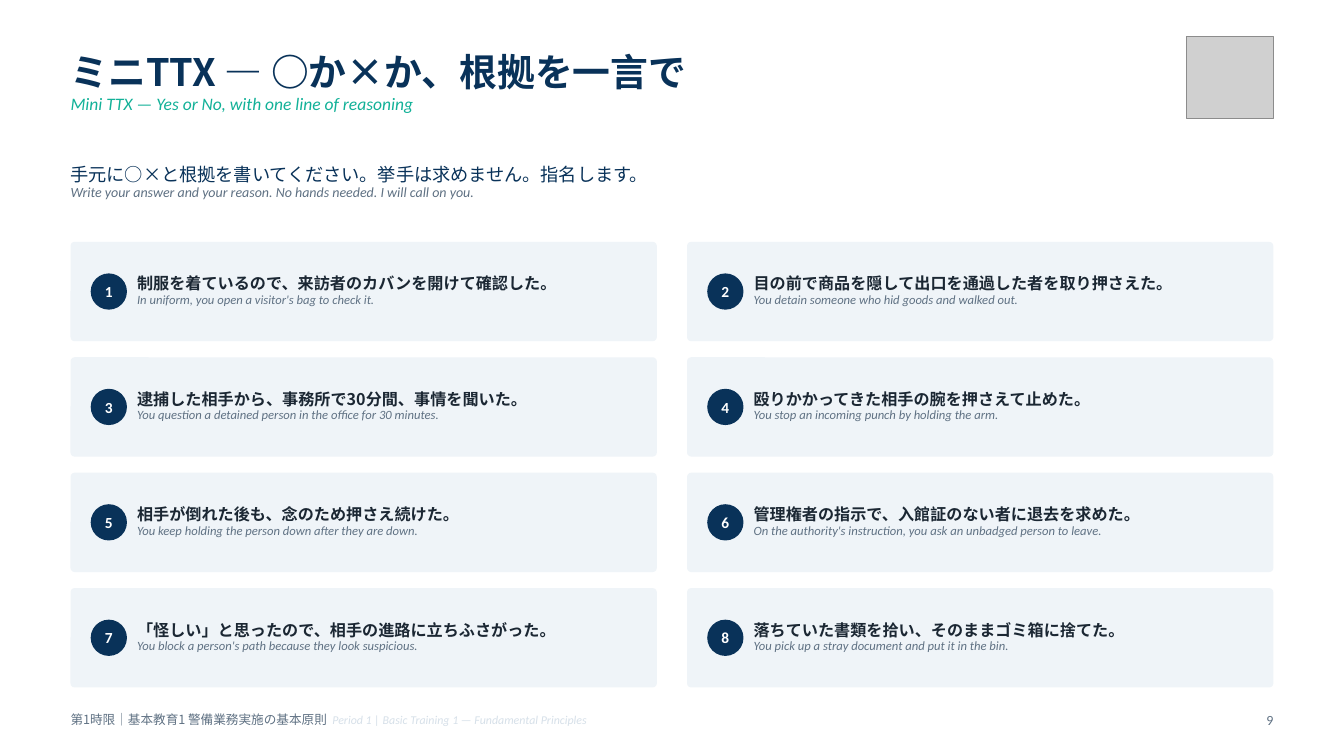
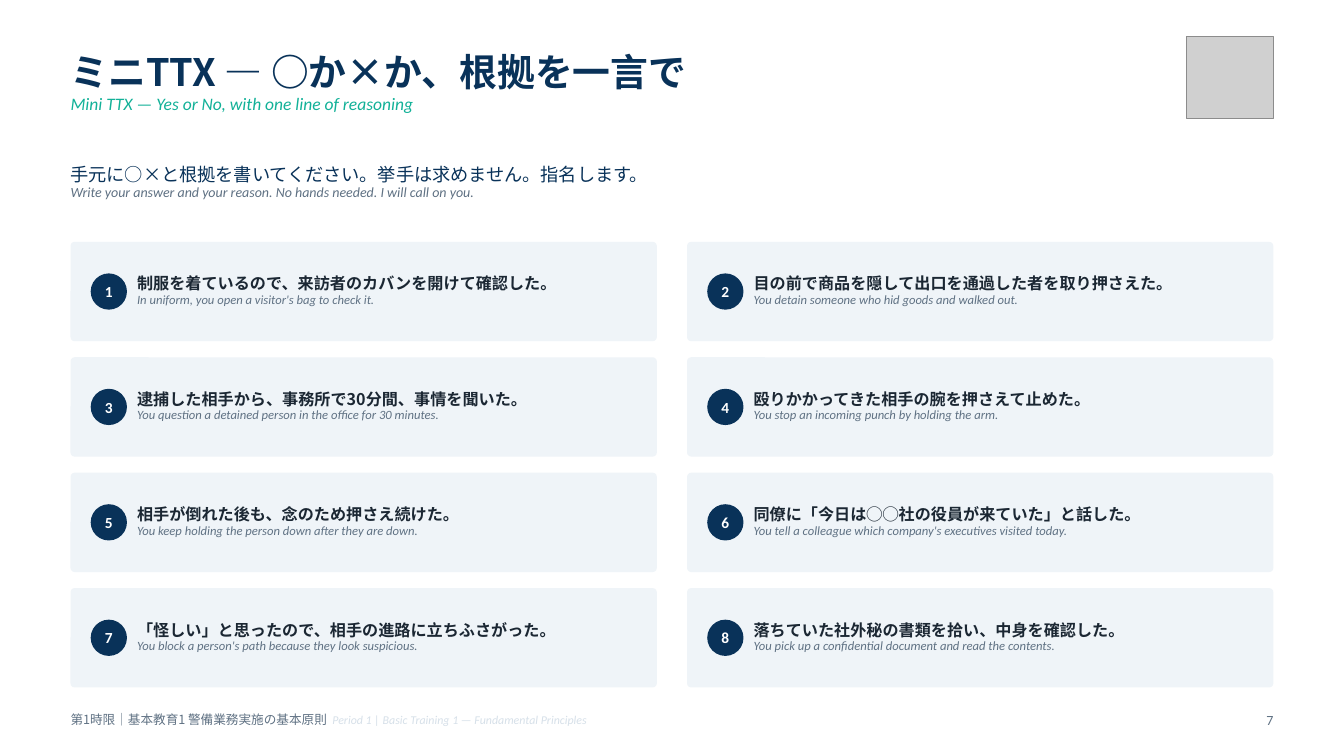
Before and after one commit to hrsmhiroshi-cpu/Training-, a slide deck: slide 7 of decks/01_1限_基本原則.pptx (slide 9 before the commit). Drawn at 1344x756 pixels with LibreOffice and Linux fonts; fonts in the diff are those of the drawing; grey boxes stand for pictures. Boxes give left, top, right and bottom in pixels: in the first picture for what was removed or moved away, otherwise in the second. Text is boxed around its words. In the diff, an @@ line names an element or a change of style, - is before the commit and + after.

```diff
--- a/decks/01_1限_基本原則.pptx
+++ b/decks/01_1限_基本原則.pptx
@@ text at <box>754,506,1141,537</box>: text changed @@
-管理権者の指示で、入館証のない者に退去を求めた。
-On the authority's instruction, you ask an unbadged person to leave.
+同僚に「今日は◯◯社の役員が来ていた」と話した。
+You tell a colleague which company's executives visited today.
@@ text at <box>754,622,1125,652</box>: text changed @@
-落ちていた書類を拾い、そのままゴミ箱に捨てた。
-You pick up a stray document and put it in the bin.
+落ちていた社外秘の書類を拾い、中身を確認した。
+You pick up a confidential document and read the contents.
@@ text at <box>1266,716,1273,725</box>: text changed @@
-9
+7
```
Also in this commit, not shown: 6 other slides changed, 3 slides added, 3 slides removed, 12 other files.
